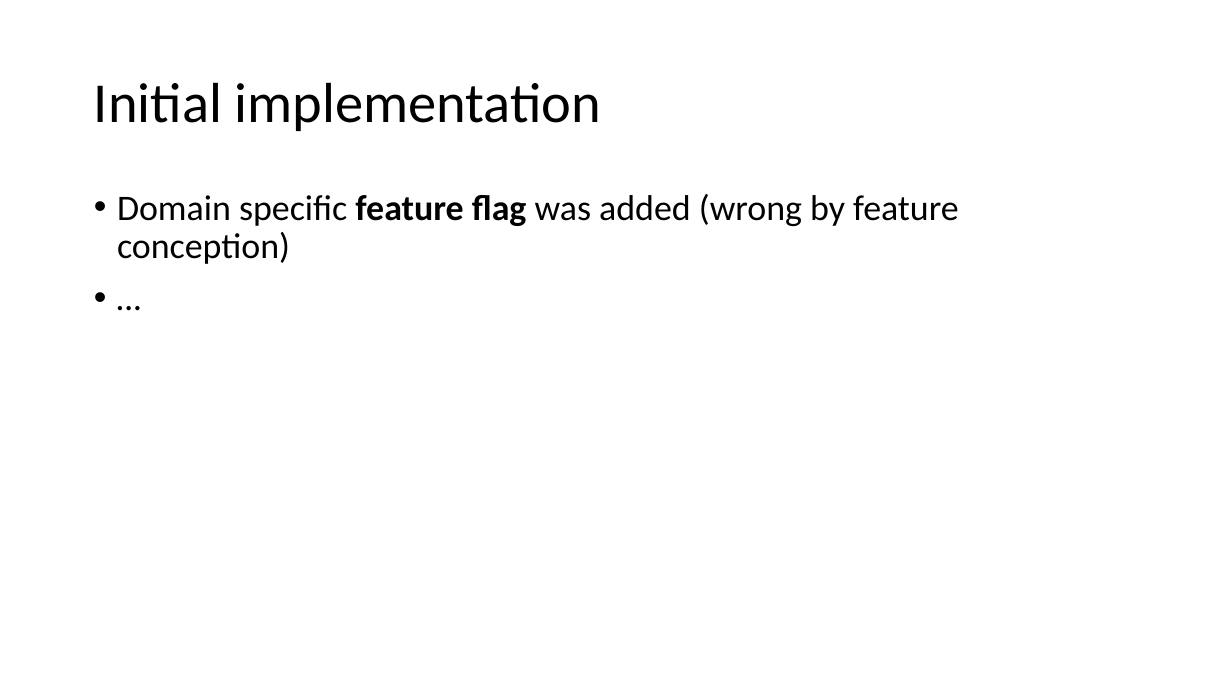
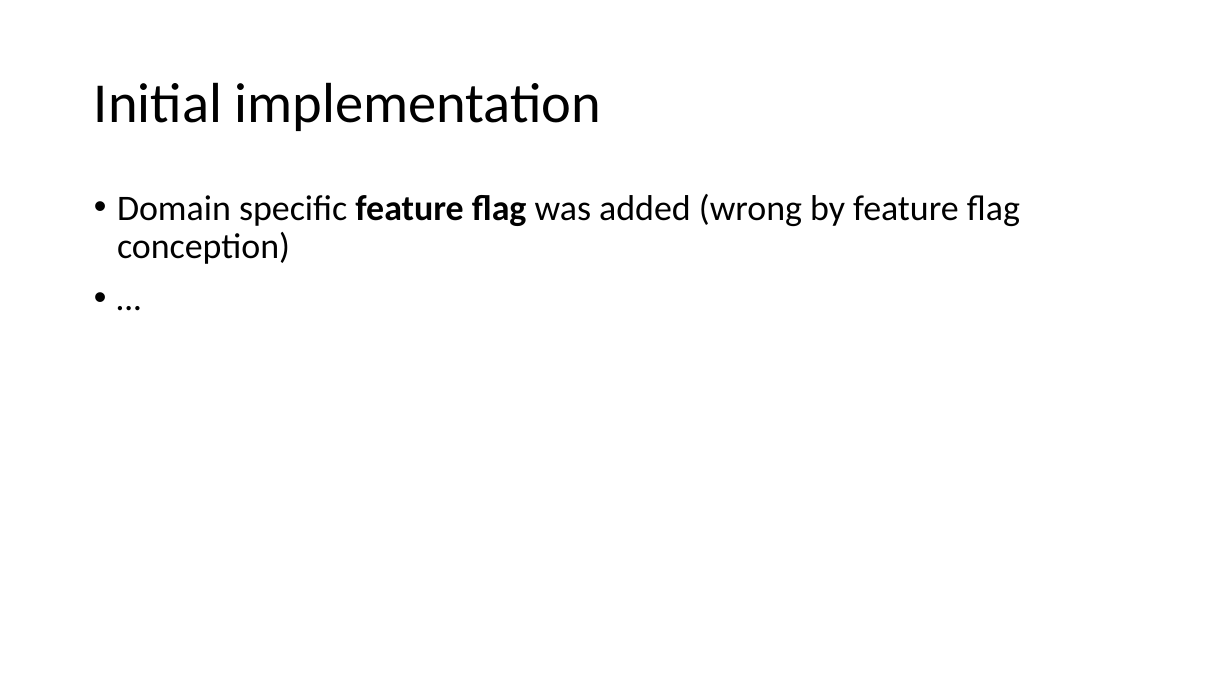
Before and after one commit to magicmanam/slides, a slide deck: slide 11 of Feature Flags.pptx (slide 9 before the commit). Drawn at 1232x693 pixels with LibreOffice and Linux fonts; fonts in the diff are those of the drawing. Boxes give left, top, right and bottom in pixels: in the first picture for what was removed or moved away, otherwise in the second. Text is boxed around its words. In the diff, an @@ line names an element or a change of style, - is before the commit and + after.

```diff
--- a/Feature Flags.pptx
+++ b/Feature Flags.pptx
@@ text at (117,194,1020,264): text changed @@
-• Domain specific feature flag was added (wrong by feature conception)
+• Domain specific feature flag was added (wrong by feature flag conception)
```
Also in this commit, not shown: 6 other slides changed, 2 slides added.
